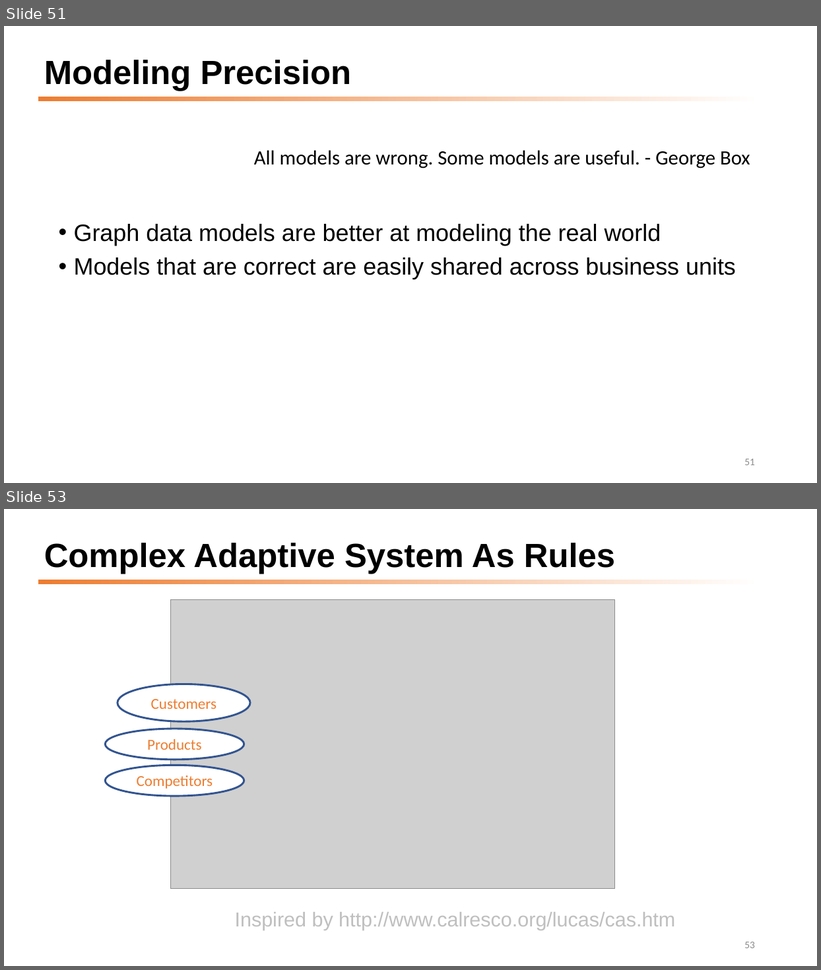
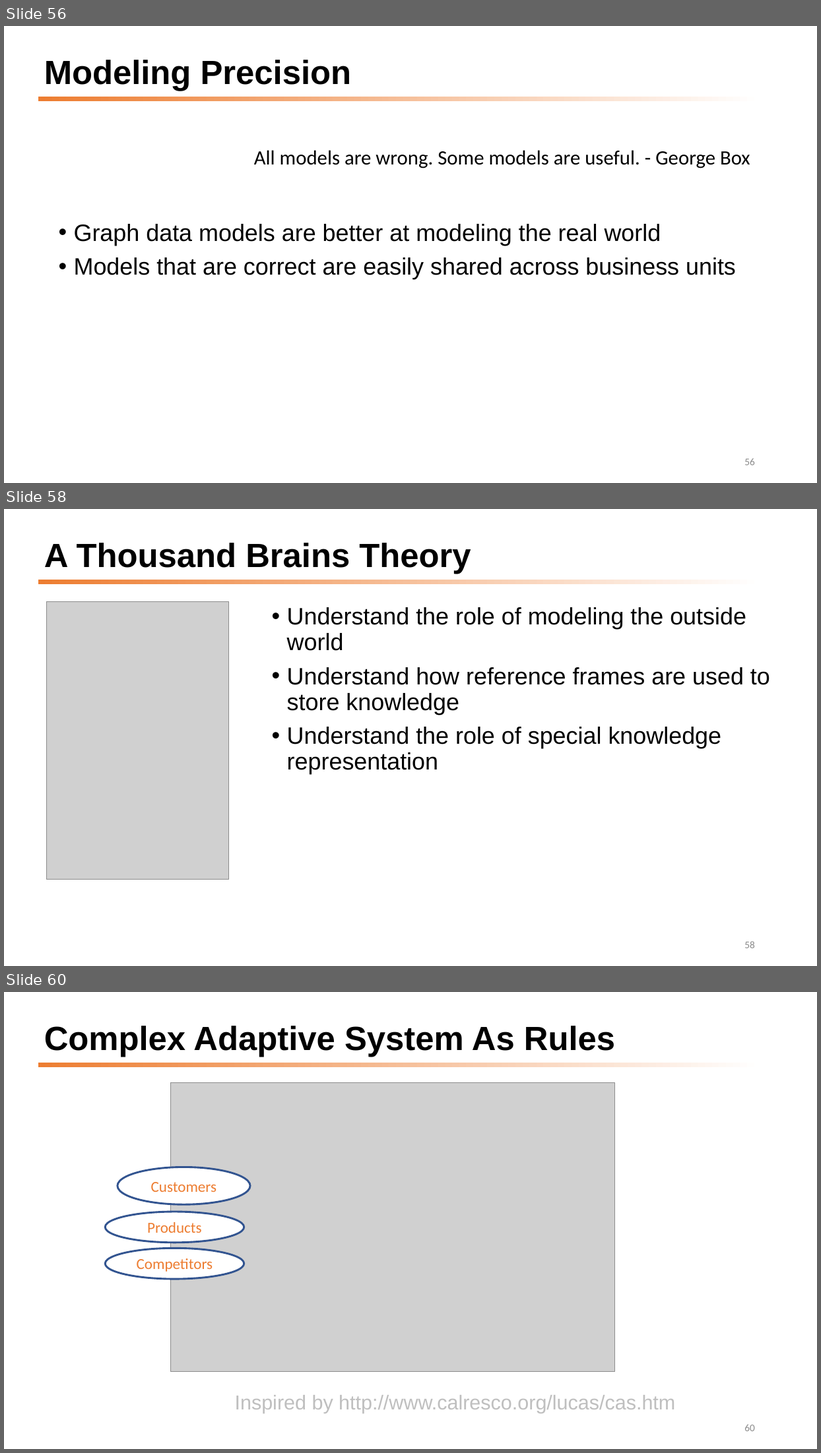
Before and after one commit to dmccreary/graph-systems-thinking, a slide deck: docs/presentations/GST-Half-Day-Workshop-2022.pptx. Shown one above the other, each under a label of ours: slides 51 and 53 before the commit, slides 56, 58 and 60 after it; the slides between them are not shown. The pictures are 821x970 and 821x1453 pixels, drawn with LibreOffice and Linux fonts; fonts in the diff are those of the drawing; grey boxes stand for pictures. Boxes give left, top, right and bottom in pixels: in the first picture for what was removed or moved away, otherwise in the second. Text is boxed around its words. In the diff, an @@ line names an element or a change of style, - is before the commit and + after.

```diff
--- a/docs/presentations/GST-Half-Day-Workshop-2022.pptx
+++ b/docs/presentations/GST-Half-Day-Workshop-2022.pptx
@@ slide 58 added at [4,509,817,966], background #FFFFFF; not listed: 1 template element that a slide beside it also shows @@
@@ title added at [44,543,471,574], 39.6 pt, text #000000, bold @@
+A Thousand Brains Theory
@@ picture added at [47,601,229,880] @@
@@ text added at [287,607,770,774], 28 pt, text #000000 @@
+• Understand the role of modeling the outside world
+• Understand how reference frames are used to store knowledge
+• Understand the role of special knowledge representation
@@ page number added at [745,941,755,949], 12 pt, text #8C8C8C @@
+58
@@ what was slide 51 is now slide 56 @@
@@ page number at [745,458,755,466]: text changed @@
-51
+56
@@ what was slide 53 is now slide 60 @@
@@ page number at [745,1424,755,1432]: text changed @@
-53
+60
```
Also in this commit, not shown: 3 slides changed, 6 other slides added.
